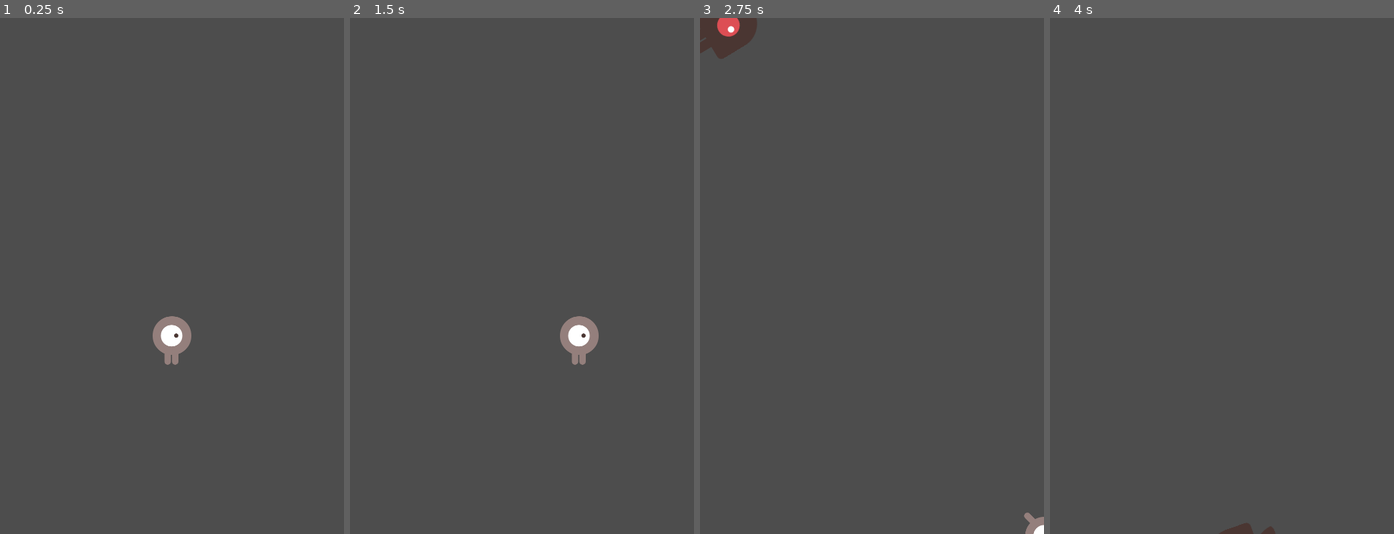
Above: before the commit, frames 1-4 (left to right).
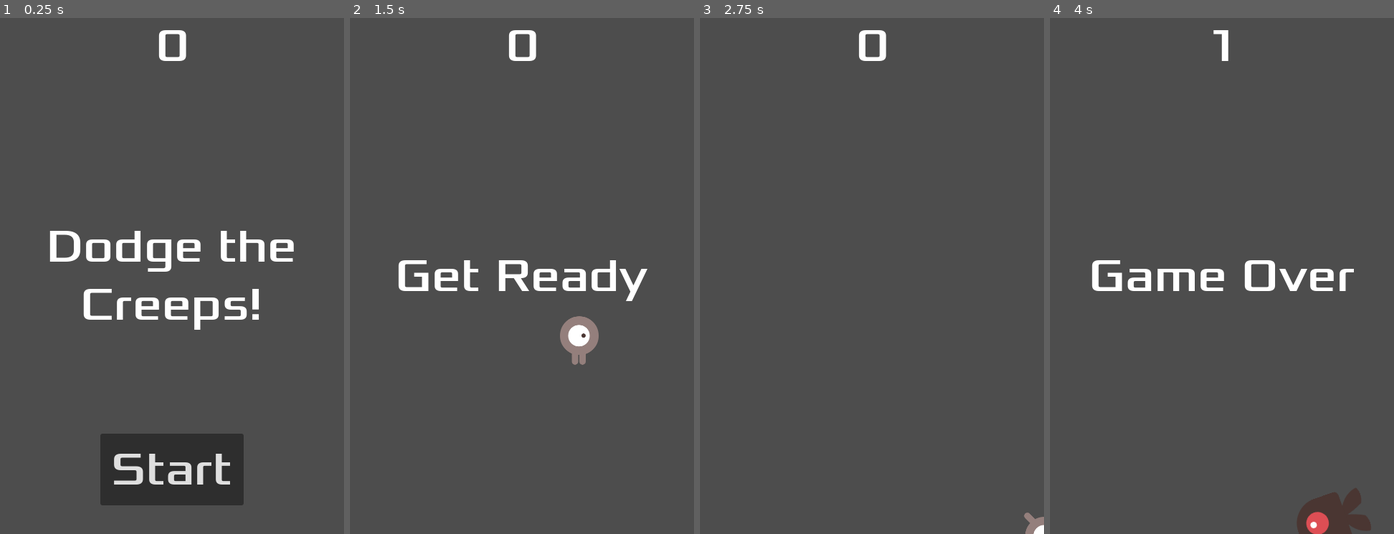
Above: after the commit, the same moments.

Repository: breenatheseira/godot-2d-tutorial
Game: Godot game, scene res://main.tscn
The game is run twice, just before and just after one commit, with the same random seed, the same clock (stepped at 60 frames per second) and the same inputs.
Inputs (mouse positions are in pixels of both pictures, inside the frame that each line leads up to):
- Up to frame 1 (0.25 s): no input
- Up to frame 2 (1.5 s): click (522, 472) at 0.5 s, where only the run after the commit has a clickable "Start"; tap Enter at 1.25 s; hold Right (move_right) from 1.28 s (still down)
- Up to frame 3 (2.75 s): release Right (move_right) at 2.03 s; hold Down (move_down) from 2.03 s (still down)
- Up to frame 4 (4 s): release Down (move_down) at 2.78 s; hold Right (move_right) 2.78-3.53 s; hold Up (move_up) from 3.53 s (still down)

The runs differ from the first frame. In frame 1, 9.7% of the frame differs, in the area x 14-86%, y 2-95%; in frame 2, 2.1%; in frame 3, 1.3%; in frame 4, 3.3%.

Commit message:
Created a HUD and connected to the game

Diff:
--- /dev/null
+++ b/HUD.gd
@@ -0,0 +1,40 @@
+extends CanvasLayer
+
+# Notifies "Main" node that button has been pressed
+signal start_game
+
+# Called when the node enters the scene tree for the first time.
+func _ready():
+	pass # Replace with function body.
+
+
+# Called every frame. 'delta' is the elapsed time since the previous frame.
+func _process(delta):
+	pass
+
+
+func show_message(text):
+	$Message.text = text
+	$Message.show()
+	$MessageTimer.start()
+
+func show_game_over():
+	show_message("Game Over")
+	# Wait until the MessageTimer has counted down
+	await $MessageTimer.timeout
+
+	$Message.text = "Dodge the Creeps!"
+	$Message.show()
+	# Make a one-shot timer and wait for it to finish.
+	await get_tree().create_timer(1.0).timeout
+	$StartButton.show()
+
+func update_score(score):
+	$ScoreLabel.text = str(score)
+
+func _on_start_button_pressed():
+	$StartButton.hide()
+	start_game.emit()
+
+func _on_message_timer_timeout():
+	$Message.hide()
--- a/Main.gd
+++ b/Main.gd
@@ -6,8 +6,8 @@
 
 # Called when the node enters the scene tree for the first time.
 func _ready():
-	new_game()
-
+	pass
+	#new_game()
 
 # Called every frame. 'delta' is the elapsed time since the previous frame.
 func _process(delta):
@@ -17,12 +17,14 @@
 func game_over():
 	$ScoreTimer.stop()
 	$MobTimer.stop()
-
+	$HUD.show_game_over()
 
 func new_game():
 	score = 0
 	$Player.start($StartPosition.position)
 	$StartTimer.start()
+	$HUD.update_score(score)
+	$HUD.show_message("Get Ready")
 
 
 func _on_mob_timer_timeout():
@@ -53,6 +55,7 @@
 
 func _on_score_timer_timeout():
 	score += 1
+	$HUD.update_score(score)
 
 
 func _on_start_timer_timeout():
--- /dev/null
+++ b/hud.tscn
@@ -0,0 +1,63 @@
+[gd_scene load_steps=3 format=3 uid="uid://c4xyiknaxg7j3"]
+
+[ext_resource type="Script" path="res://HUD.gd" id="1_kf1rm"]
+[ext_resource type="FontFile" uid="uid://b6q7jn04tuhmc" path="res://fonts/Xolonium-Regular.ttf" id="2_tnve5"]
+
+[node name="HUD" type="CanvasLayer"]
+script = ExtResource("1_kf1rm")
+
+[node name="ScoreLabel" type="Label" parent="."]
+anchors_preset = 5
+anchor_left = 0.5
+anchor_right = 0.5
+offset_left = -22.5
+offset_right = 22.5
+offset_bottom = 78.0
+grow_horizontal = 2
+theme_override_fonts/font = ExtResource("2_tnve5")
+theme_override_font_sizes/font_size = 64
+text = "0"
+horizontal_alignment = 1
+vertical_alignment = 1
+
+[node name="Message" type="Label" parent="."]
+anchors_preset = 8
+anchor_left = 0.5
+anchor_top = 0.5
+anchor_right = 0.5
+anchor_bottom = 0.5
+offset_left = -240.0
+offset_top = -120.0
+offset_right = 240.0
+offset_bottom = 120.0
+grow_horizontal = 2
+grow_vertical = 2
+theme_override_fonts/font = ExtResource("2_tnve5")
+theme_override_font_sizes/font_size = 64
+text = "Dodge the Creeps!"
+horizontal_alignment = 1
+vertical_alignment = 1
+autowrap_mode = 2
+
+[node name="StartButton" type="Button" parent="."]
+anchors_preset = 7
+anchor_left = 0.5
+anchor_top = 1.0
+anchor_right = 0.5
+anchor_bottom = 1.0
+offset_left = -100.0
+offset_top = -140.0
+offset_right = 100.0
+offset_bottom = -40.0
+grow_horizontal = 2
+grow_vertical = 0
+theme_override_fonts/font = ExtResource("2_tnve5")
+theme_override_font_sizes/font_size = 64
+text = "Start"
+
+[node name="MessageTimer" type="Timer" parent="."]
+wait_time = 2.0
+one_shot = true
+
+[connection signal="pressed" from="StartButton" to="." method="_on_start_button_pressed"]
+[connection signal="timeout" from="MessageTimer" to="." method="_on_message_timer_timeout"]
--- a/main.tscn
+++ b/main.tscn
@@ -1,8 +1,9 @@
-[gd_scene load_steps=5 format=3 uid="uid://clxlwq4sjtedc"]
+[gd_scene load_steps=6 format=3 uid="uid://clxlwq4sjtedc"]
 
 [ext_resource type="Script" path="res://Main.gd" id="1_hlmbm"]
 [ext_resource type="PackedScene" uid="uid://d1f1rgjrrjagd" path="res://mob.tscn" id="2_pl7ys"]
 [ext_resource type="PackedScene" uid="uid://b10kmv0xaxxxu" path="res://player.tscn" id="3_j7wm3"]
+[ext_resource type="PackedScene" uid="uid://c4xyiknaxg7j3" path="res://hud.tscn" id="4_kh7nr"]
 
 [sub_resource type="Curve2D" id="Curve2D_0e8up"]
 _data = {
@@ -33,7 +34,10 @@
 
 [node name="MobSpawnLocation" type="PathFollow2D" parent="MobPath"]
 
+[node name="HUD" parent="." instance=ExtResource("4_kh7nr")]
+
 [connection signal="hit" from="Player" to="." method="game_over"]
 [connection signal="timeout" from="MobTimer" to="." method="_on_mob_timer_timeout"]
 [connection signal="timeout" from="ScoreTimer" to="." method="_on_score_timer_timeout"]
 [connection signal="timeout" from="StartTimer" to="." method="_on_start_timer_timeout"]
+[connection signal="start_game" from="HUD" to="." method="new_game"]
